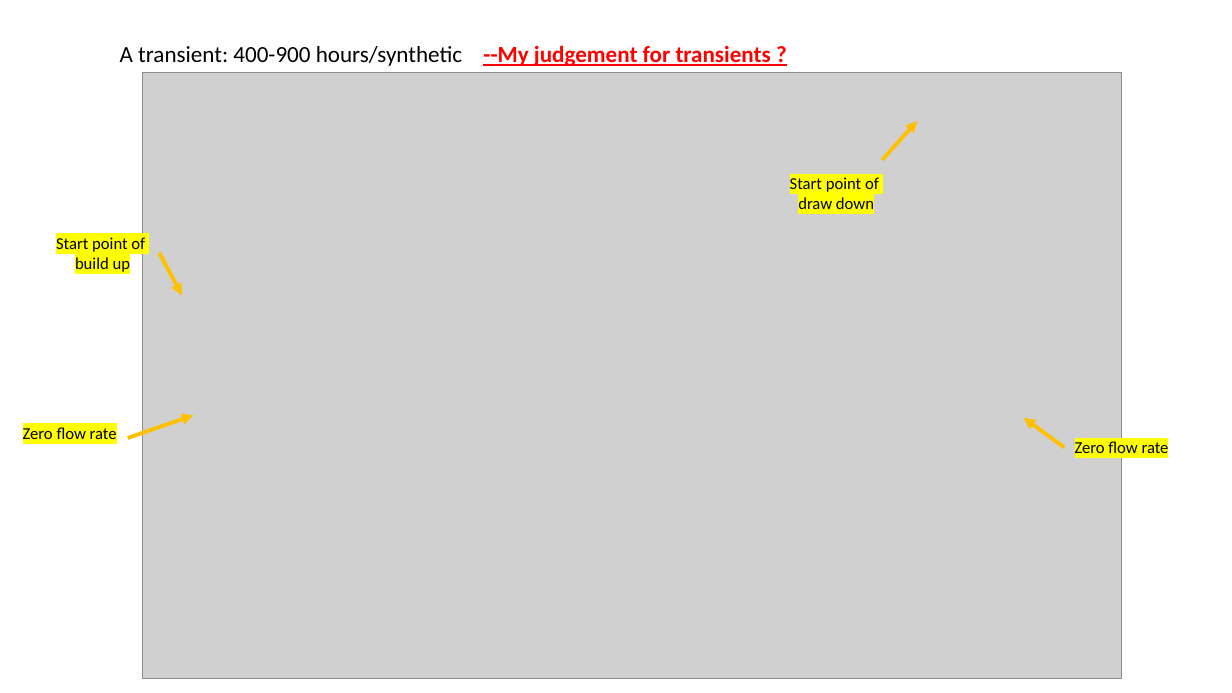
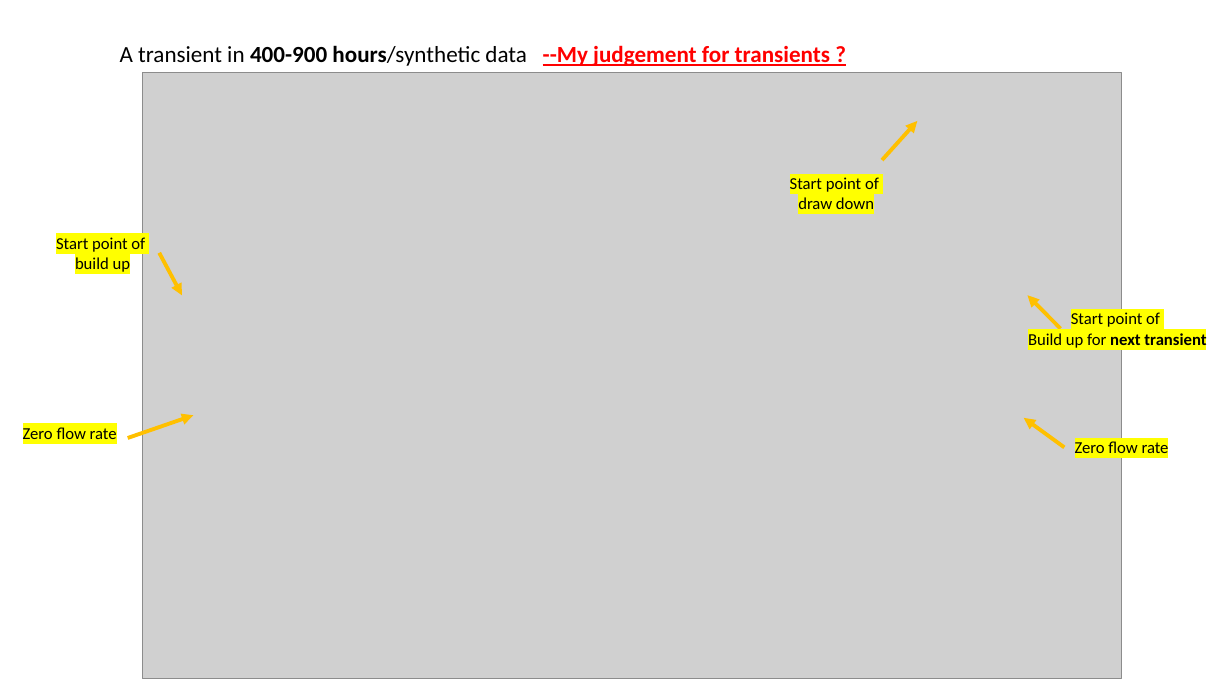
Before and after one commit to juneciel510/transient_identification, a slide deck: slide 55 of Transient_identification_LejunChen.pptx (slide 41 before the commit). Drawn at 1232x693 pixels with LibreOffice and Linux fonts; fonts in the diff are those of the drawing; grey boxes stand for pictures. Boxes give left, top, right and bottom in pixels: in the first picture for what was removed or moved away, otherwise in the second. Text is boxed around its words. In the diff, an @@ line names an element or a change of style, - is before the commit and + after.

```diff
--- a/Transient_identification_LejunChen.pptx
+++ b/Transient_identification_LejunChen.pptx
@@ text at box(120, 45, 830, 66): text changed; bold on @@
-A transient: 400-900 hours/synthetic --My judgement for transients ?
+A transient in 400-900 hours/synthetic data --My judgement for transients ?
@@ arrow added from (1061, 329) to (1028, 296), #FFC000 3 pt @@
@@ text added at box(1028, 312, 1206, 348), 13 pt, text #000000 @@
+Start point of
+Build up for next transient
```
Also in this commit, not shown: 14 other slides changed, 4 slides added, 5 other files.
